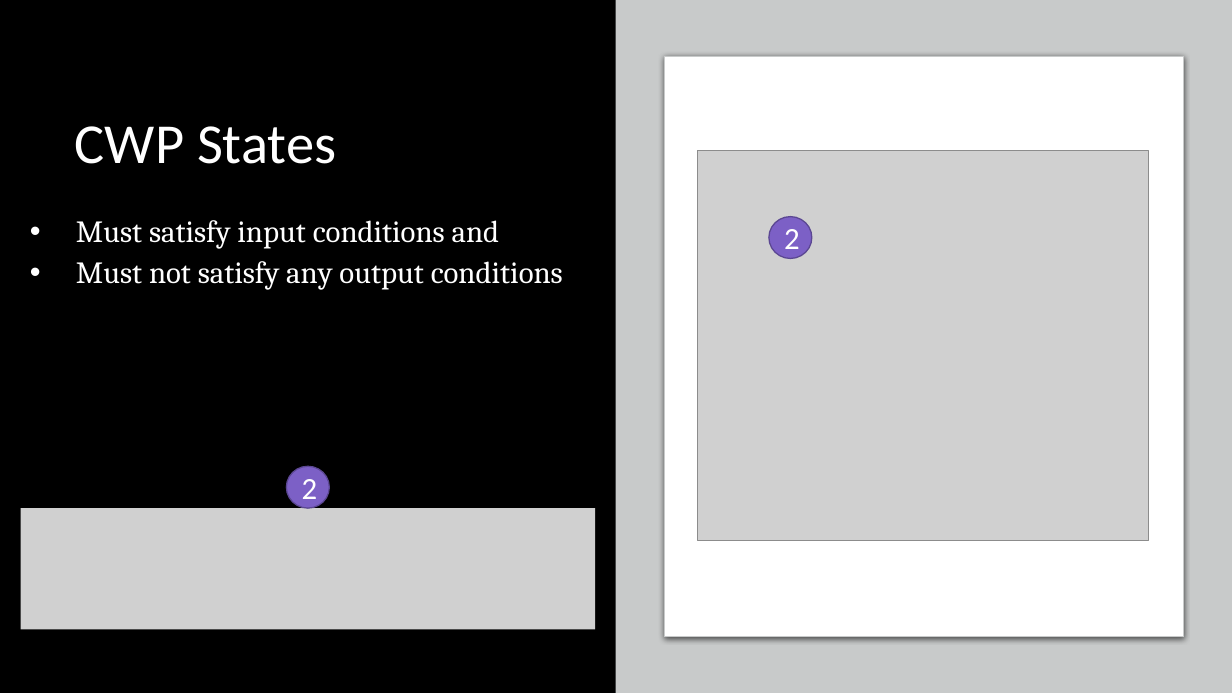
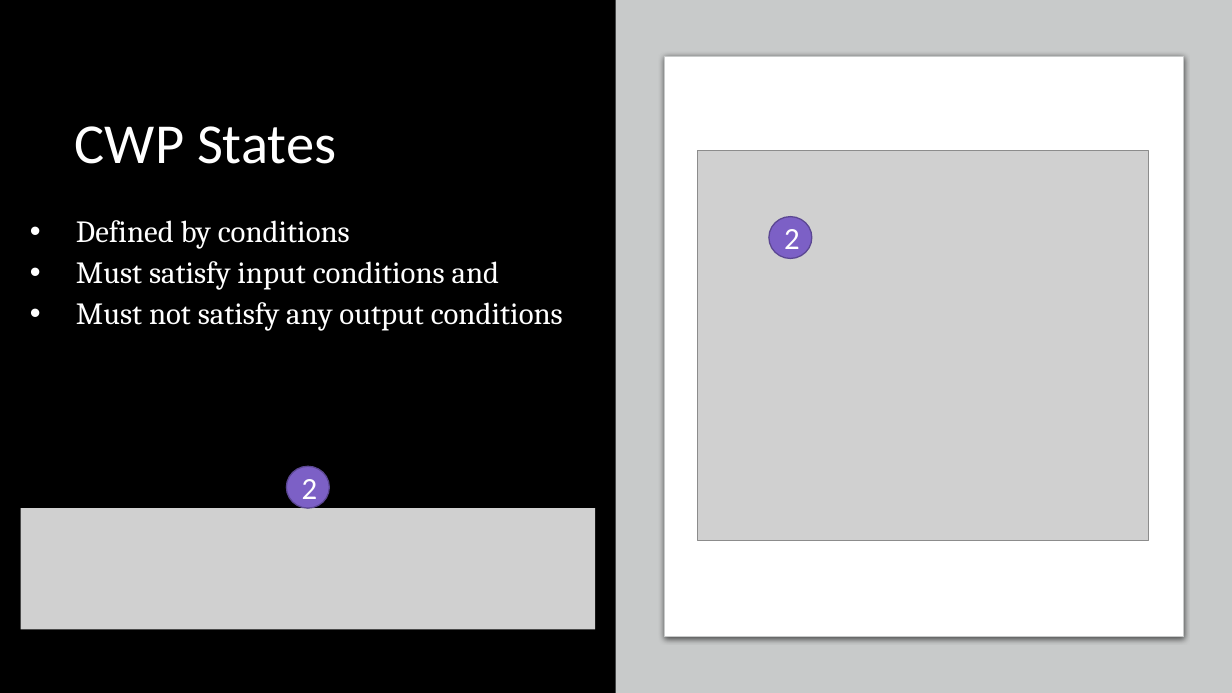
Before and after one commit to ericmercer/SPIN-bpmn-cwp-verification-paper, a slide deck: slide 10 of presentation/syscon-2022.pptx. Drawn at 1232x693 pixels with LibreOffice and Linux fonts; fonts in the diff are those of the drawing; grey boxes stand for pictures. Boxes give left, top, right and bottom in pixels: in the first picture for what was removed or moved away, otherwise in the second. Text is boxed around its words. In the diff, an @@ line names an element or a change of style, - is before the commit and + after.

```diff
--- a/presentation/syscon-2022.pptx
+++ b/presentation/syscon-2022.pptx
@@ text at box(76, 220, 350, 249): paragraph added @@
+• Defined by conditions
```
Also in this commit, not shown: 4 other slides changed, 6 slides added, 1 slide removed.
